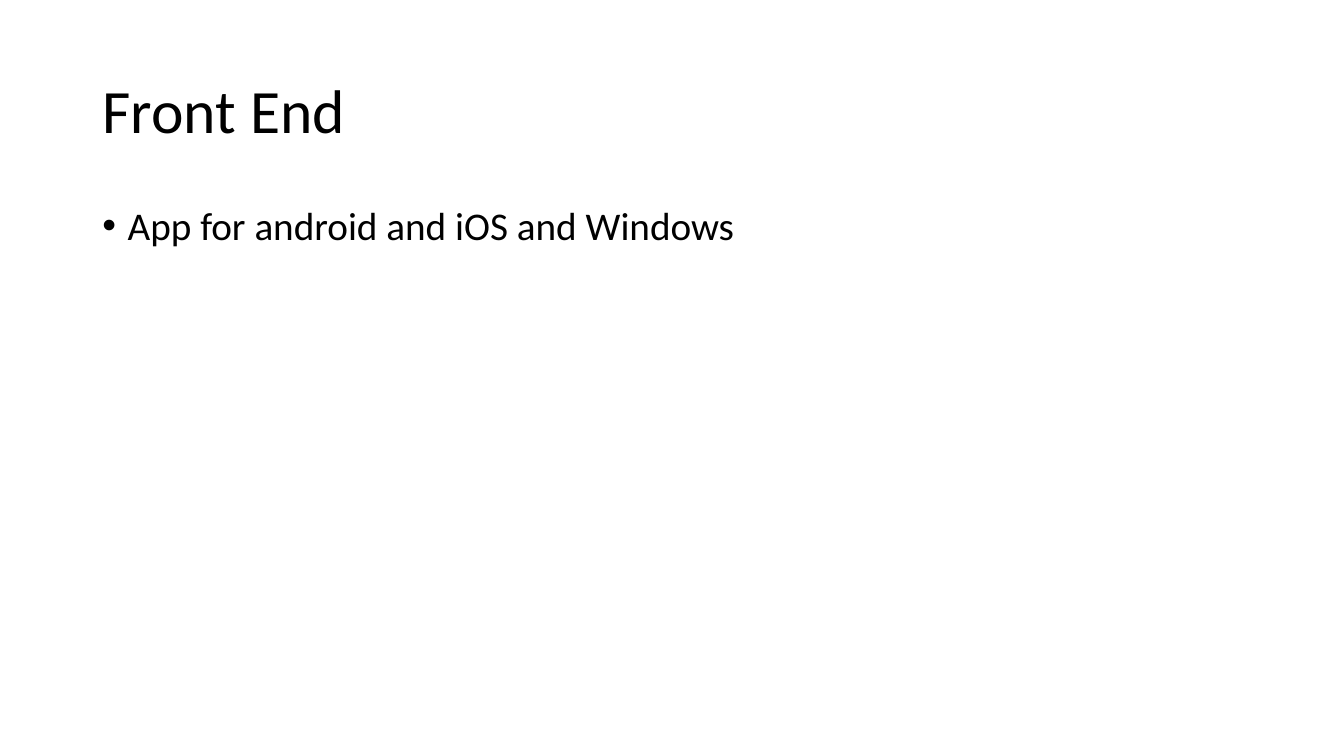
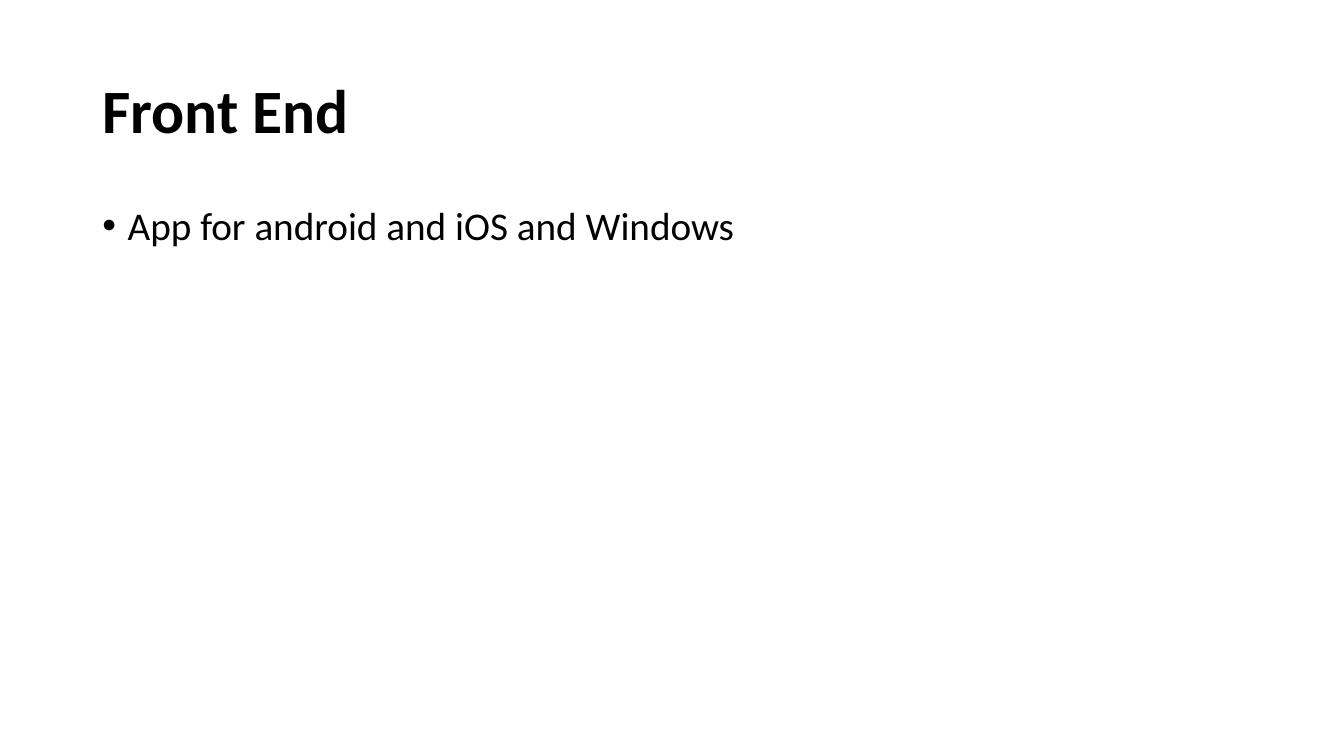
Before and after one commit to siddharthsingh89/iith-smai-project, a slide deck: slide 11 of presentation/smai_presentation.pptx (slide 8 before the commit). Drawn at 1344x756 pixels with LibreOffice and Linux fonts; fonts in the diff are those of the drawing. Boxes give left, top, right and bottom in pixels: in the first picture for what was removed or moved away, otherwise in the second. Text is boxed around its words. In the diff, an @@ line names an element or a change of style, - is before the commit and + after.

```diff
--- a/presentation/smai_presentation.pptx
+++ b/presentation/smai_presentation.pptx
@@ title "Front End" at bbox=[102, 89, 349, 134]: bold on @@
```
Also in this commit, not shown: 5 other slides changed, 4 slides added.
